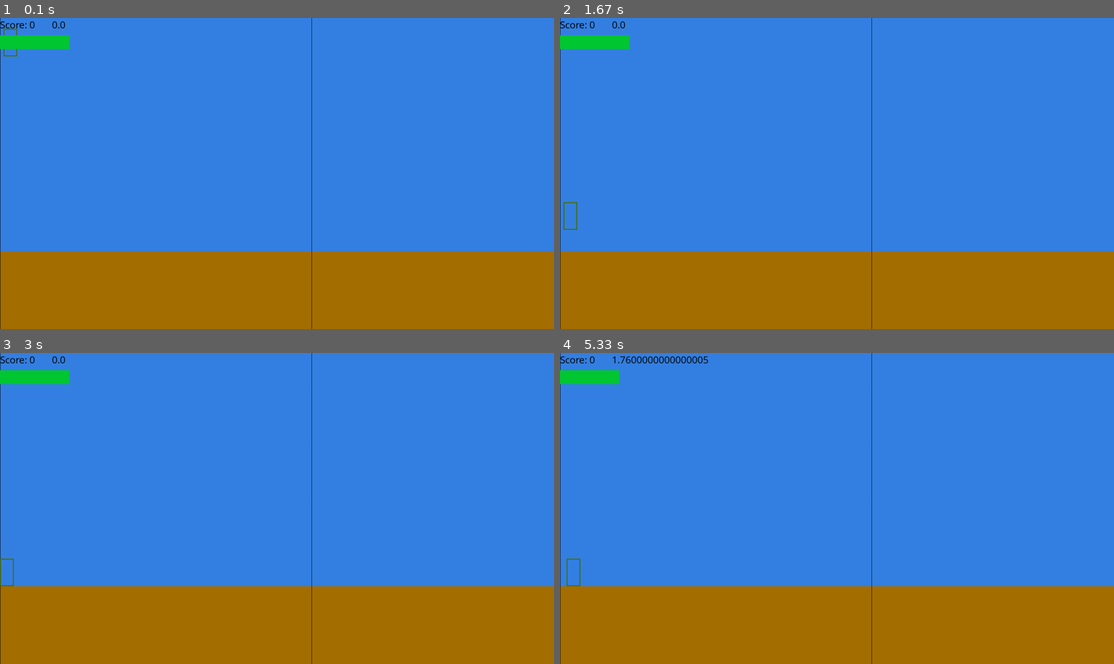
Above: before the commit, frames 1-4 (two rows, left to right).
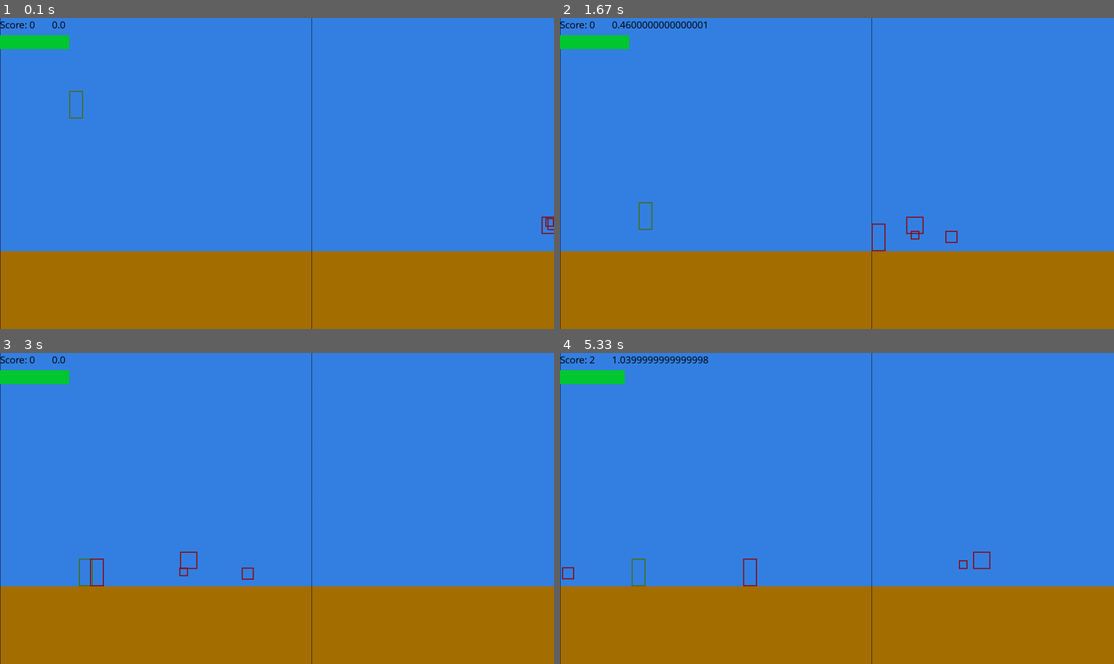
Above: after the commit, the same moments.

Repository: D3t3rm1nat1on/OurGame_PyGame
Game: pygame game, started from src/main.py
Same seed, same stepped clock (60 frames per second), same inputs: the game is played once before the commit and once after it.
Inputs:
- Up to frame 1 (0.1 s): no input
- Up to frame 2 (1.67 s): hold Right 0.33-0.8 s; hold Up 0.83-1.13 s; hold Right 1.17-1.63 s
- Up to frame 3 (3 s): hold Left 1.67-2.2 s; hold Down 2.23-2.53 s; hold Left 2.57-2.97 s
- Up to frame 4 (5.33 s): hold Up 3-3.37 s; hold Right 3.4-4.03 s; hold Down 4.07-4.43 s; hold Right from 4.97 s (still down)

The runs differ from the first frame. In frame 1, 0.2% of the frame differs, in the area x 0-100%, y 3-70%; in frame 2, 0.5%; in frame 3, 0.3%; in frame 4, 0.6%, in the area x 0-78%, y 0-76%.

Commit message:
я хз что я не доделал и породил багов, но тут есть serialize

Diff:
--- a/src/command/CrouchCommand.py
+++ b/src/command/CrouchCommand.py
@@ -1,15 +1,25 @@
 from .Command import Command
+from src.state import Unit
 
 
 class CrouchCommand(Command):
+    unit: Unit
+
     def __init__(self, state, unit):
         super().__init__()
         self.state = state
         self.unit = unit
 
     def run(self):
-        if not self.unit.is_crouching and self.on_ground(self.state, self.unit):
-            self.unit.rect_collision.size = self.unit.crouch_size
-            self.unit.position.y += self.unit.full_size.y - self.unit.crouch_size.y
-            self.unit.speed.x = -1
-            self.unit.is_crouching = True
+        if self.on_ground(self.state, self.unit):
+            if self.unit.speed.x <= 0:
+                self.unit.rect_collision.size = self.unit.crouch_size
+            else:
+                self.unit.rect_collision.size = self.unit.slide_size
+                self.unit.position.y += self.unit.crouch_size.y - self.unit.slide_size.y
+
+        if self.on_ground(self.state, self.unit):
+            if self.unit.speed.x > 0:
+                self.unit.speed.x -= .01
+            else:
+                self.unit.speed.x -= .02
--- a/src/command/JumpCommand.py
+++ b/src/command/JumpCommand.py
@@ -1,9 +1,12 @@
 from pygame.math import Vector2
+from src.state import Unit
 
 from .Command import Command
 
 
 class JumpCommand(Command):
+    unit: Unit
+
     def __init__(self, state, unit):
         super().__init__()
         self.state = state
--- a/src/command/MoveEnemyCommand.py
+++ b/src/command/MoveEnemyCommand.py
@@ -1,5 +1,5 @@
 import random
-
+from datetime import datetime
 from pygame.math import Vector2
 
 from src.state import Unit
@@ -33,3 +33,36 @@
             self.player_unit.position.x -= 20
             if self.player_unit.position.x < 0:
                 print("LOG: PakeT T H I C C")
+                self.serialize()
+                self.state.score = 0
+                self.player_unit.position.y = 0
+                self.player_unit.position.x = 200
+
+    def serialize(self):
+        now = datetime.now()
+        date = '.'.join([str(now.day), str(now.month), str(now.year)])
+        result = [1, self.state.score, date]
+        with open('results.txt', 'r') as f:
+            nums = f.read().splitlines()
+        results = []
+        for res in nums:
+            res = res.split()
+            results.append([int(res[0]) + 1, int(res[1]), res[2]])
+        results.append(result)
+        results.sort(key=lambda x: x[0])
+        all_score = [x[1] for x in results]
+        best_score_idx = all_score.index(max(all_score))
+        results[0], results[best_score_idx] = results[best_score_idx], results[0]
+        temp = results[1:]
+        temp.sort(key=lambda x: x[0])
+        temp.insert(0, results[0])
+        print("------")
+        print(*results, sep='\n', end='\n\n')
+        results = temp[:10]
+        print(*results, sep='\n', end='\n\n')
+        with open('results.txt', 'w') as f:
+            for res in results:
+                res = list(map(str, res))
+                f.write(' '.join(res))
+                f.write('\n')
+            print()
--- a/src/command/MovePlayerCommand.py
+++ b/src/command/MovePlayerCommand.py
@@ -14,9 +14,17 @@
         if player.rect_collision.right >= self.state.border_right:
             player.position.x = self.state.border_right - self.unit.rect_collision.size[0]
 
-        # замедляется без спринта
-        if not player.is_sprinting and player.speed.x > 0 and self.on_ground(self.state, player):
-            if player.speed.x > 0.16:
-                player.speed.x -= 0.16
+        # замедляется без спринта (или в подкате/присяди)
+        if (not player.is_sprinting or player.is_crouching) and self.on_ground(self.state, player):
+            if player.speed.x > .09:
+                player.speed.x -= .09
+            elif player.speed.x < -.09:
+                player.speed.x += .09
             else:
                 player.speed.x = 0
+
+        # регенерация стамины
+        if not player.is_sprinting or not self.on_ground(self.state, player):
+            player.stamina += 0.3
+        if player.stamina > 100.0:
+            player.stamina = 100.0
--- /dev/null
+++ b/src/command/SlowCommand.py
@@ -0,0 +1,17 @@
+from pygame.math import Vector2
+from src.state import Unit
+
+from .Command import Command
+
+
+class SlowCommand(Command):
+    unit: Unit
+
+    def __init__(self, state, unit):
+        super().__init__()
+        self.state = state
+        self.unit = unit
+
+    def run(self):
+        if self.on_ground(self.state, self.unit):
+            self.unit.speed.x -= .03
--- a/src/command/SprintCommand.py
+++ b/src/command/SprintCommand.py
@@ -12,9 +12,5 @@
 
     def run(self):
         self.player.is_sprinting = True
-        if self.player.is_sprinting and self.player.stamina >= 0.5 and self.on_ground(self.state, self.player):
+        if self.player.is_sprinting and not self.player.is_crouching and self.player.stamina >= 0.5 and self.on_ground(self.state, self.player):
             self.player.sprint()
-        else:
-            self.player.stamina += 0.3
-            if self.player.stamina > 100.0:
-                self.player.stamina = 100.0
--- a/src/command/__init__.py
+++ b/src/command/__init__.py
@@ -5,3 +5,4 @@
 from .SprintCommand import SprintCommand
 from .CrouchCommand import CrouchCommand
 from .MovePlayerCommand import MovePlayerCommand
+from .SlowCommand import SlowCommand
--- a/src/main.py
+++ b/src/main.py
@@ -19,7 +19,7 @@
         self.window_proportion = 1
         self.state = GameState()
         self.state.ground = pygame.Rect(self.state.ground, self.state.world_size)
-        self.player = states.Player(full_size=Vector2(40, 80), affected_by_gravity=True)
+        self.player = states.Player(full_size=Vector2(40, 80), affected_by_gravity=True, position=Vector2(200, 200))
         self.window = pygame.display.set_mode((int(self.state.world_size.x) * self.window_proportion,
                                                int(self.state.world_size.y) * self.window_proportion))
         pygame.display.set_caption("Наша игра")
@@ -41,7 +41,7 @@
                                    speed=Vector2(-5, 0),
                                    full_size=Vector2(35, 35), affected_by_gravity=False)
         self.state.enemies.append(bomb)
-        self.state.enemies.clear()
+        #self.state.enemies.clear()
         self.commands = []
 
     def process_input(self):
@@ -57,10 +57,13 @@
                     command = JumpCommand(self.state, self.player)
                     self.commands.append(command)
                 elif event.key == pygame.K_DOWN:
-                    command = CrouchCommand(self.state, self.player)
-                    self.commands.append(command)
+                    self.player.is_crouching = True
+                    self.player.rect_collision.size = self.player.crouch_size
+                    self.player.position.y += self.player.full_size.y - self.player.crouch_size.y
                 elif event.key == pygame.K_RIGHT:
                     self.player.is_sprinting = True
+                elif event.key == pygame.K_LEFT:
+                    self.player.is_slowing = True
             elif event.type == pygame.KEYUP:
                 if event.key == pygame.K_DOWN:
                     if self.player.is_crouching:
@@ -71,9 +74,17 @@
                 if event.key == pygame.K_RIGHT:
                     if self.player.is_sprinting:
                         self.player.is_sprinting = False
+                if event.key == pygame.K_LEFT:
+                    self.player.is_slowing = False
 
         if self.player.is_sprinting:
             command = SprintCommand(self.state, self.player)
+            self.commands.append(command)
+        if self.player.is_crouching:
+            command = CrouchCommand(self.state, self.player)
+            self.commands.append(command)
+        if self.player.is_slowing:
+            command = SlowCommand(self.state, self.player)
             self.commands.append(command)
 
         command = MovePlayerCommand(self.state, self.player)
@@ -114,7 +125,8 @@
 
         text = "Score: " + str(self.state.score)
         self.window.blit(pygame.font.SysFont('Comic Sans MS', 30).render(text, True, (0, 0, 0)), (0, 0))
-        self.window.blit(pygame.font.SysFont('Comic Sans MS', 30).render(str(self.player.speed.x), True, (0, 0, 0)), (150, 0))
+        self.window.blit(pygame.font.SysFont('Comic Sans MS', 30).render(str(self.player.speed.x), True, (0, 0, 0)),
+                         (150, 0))
 
         pygame.draw.rect(self.window, (0, 200, 50), (0, 50, self.player.stamina * 2, 40))
 
--- /dev/null
+++ b/src/results.txt
@@ -0,0 +1,10 @@
+16 16 26.10.2020
+1 2 26.10.2020
+2 1 26.10.2020
+3 1 26.10.2020
+4 2 26.10.2020
+5 1 26.10.2020
+6 2 26.10.2020
+7 1 26.10.2020
+8 1 26.10.2020
+9 2 26.10.2020
--- a/src/state/Unit.py
+++ b/src/state/Unit.py
@@ -5,6 +5,7 @@
 
 
 class Unit:
+    slide_size: Vector2
     position: Vector2
     speed: Vector2
     delta_speed: Vector2
@@ -35,6 +36,7 @@
         self.full_size = full_size
         self.rect_collision = pygame.Rect(position, full_size)
         self.crouch_size = Vector2(full_size.x, full_size.y / 2)
+        self.slide_size = Vector2(full_size.x * 1.4, full_size.y / 3)
         self.is_crouching = False
         self.is_sprinting = False
         self.is_slowing = False
